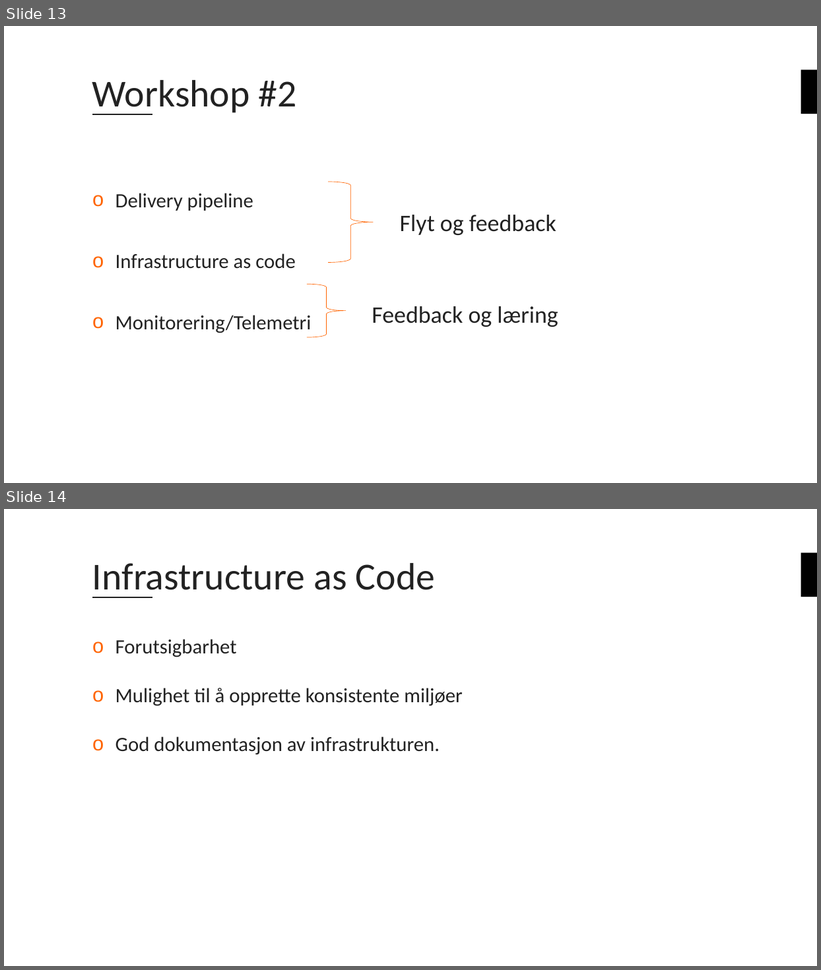
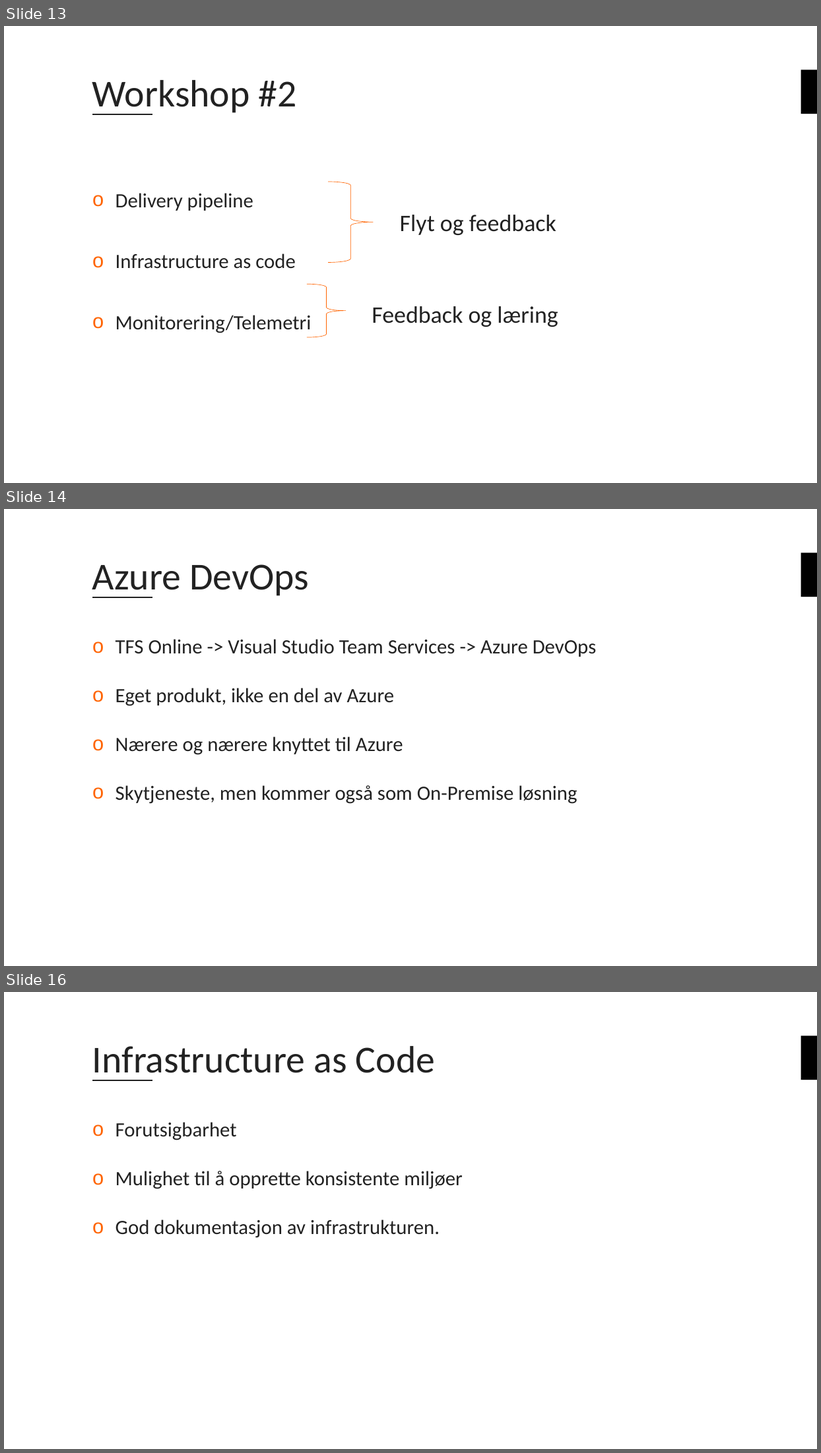
Before and after one commit to bouvet/azure-workshops, a slide deck: Workshop_2/Presentasjon/Azureskolen-Workshop#2.pptx. Shown one above the other, each under a label of ours: slides 13 and 14 before the commit, slides 13, 14 and 16 after it; the slides between them are not shown. The pictures are 821x970 and 821x1453 pixels, drawn with LibreOffice and Linux fonts; fonts in the diff are those of the drawing; background and template pictures are left out. Boxes give left, top, right and bottom in pixels: in the first picture for what was removed or moved away, otherwise in the second. Text is boxed around its words. In the diff, an @@ line names an element or a change of style, - is before the commit and + after.

```diff
--- a/Workshop_2/Presentasjon/Azureskolen-Workshop#2.pptx
+++ b/Workshop_2/Presentasjon/Azureskolen-Workshop#2.pptx
@@ slide 14 added at [4, 509, 817, 966], background #FFFFFF; not listed: 2 template elements that a slide beside it also shows @@
@@ title added at [92, 564, 309, 598], 45 pt, text #222222 @@
+Azure DevOps
@@ text added at [116, 639, 597, 804], 24 pt, text #222222 @@
+o TFS Online -> Visual Studio Team Services -> Azure DevOps
+o Eget produkt, ikke en del av Azure
+o Nærere og nærere knyttet til Azure
+o Skytjeneste, men kommer også som On-Premise løsning
@@ what was slide 14 is now slide 16 @@
```
Also in this commit, not shown: 1 other slide added, 3 other files.
